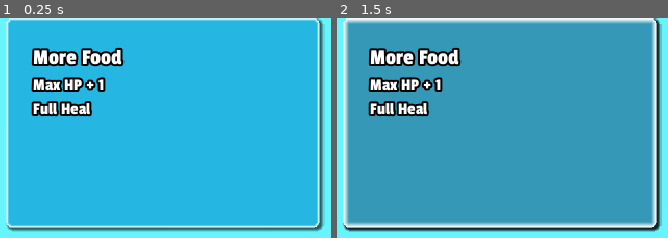
Above: before the commit, frames 1-2 (left to right).
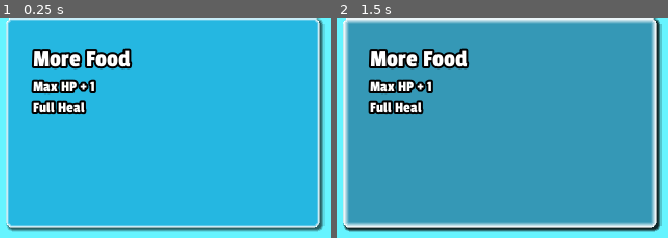
Above: after the commit, the same moments.

Repository: stuson/go-godot-4-game-jam
Game: Godot game, scene res://upgrades/Upgrade.tscn
Same seed, same stepped clock (60 frames per second), same inputs: the game is played once before the commit and once after it. This scene is started directly instead of the project's main scene.
Inputs (mouse positions are in pixels of both pictures, inside the frame that each line leads up to):
- Up to frame 1 (0.25 s): no input
- Up to frame 2 (1.5 s): click (499, 121) at 0.5 s; tap Enter at 1.25 s; move the mouse to (outside the picture) at 1.27 s; press the mouse at (outside the picture) at 1.28 s; hold D (move_right) from 1.28 s (still down)

The runs differ from the first frame. In frame 1, 4.3% of the frame differs, in the area x 9-41%, y 13-45%; in frame 2, 4.2%.
Error in both runs: Invalid get index '0' (on base: 'Array'). (res://upgrades/Upgrade.gd:4)

Commit message:
Add upgrade text outline mod on rarities

Diff:
--- /dev/null
+++ b/assets/UpgradeFont.tres
@@ -0,0 +1,4 @@
+[gd_resource type="DynamicFontData" format=2]
+
+[resource]
+font_path = "res://assets/PassionOne-Regular.ttf"
--- /dev/null
+++ b/assets/UpgradeFont_Small.tres
@@ -0,0 +1,4 @@
+[gd_resource type="DynamicFontData" format=2]
+
+[resource]
+font_path = "res://assets/PassionOne-Regular.ttf"
--- a/upgrades/Upgrade.tscn
+++ b/upgrades/Upgrade.tscn
@@ -1,24 +1,23 @@
-[gd_scene load_steps=10 format=2]
+[gd_scene load_steps=11 format=2]
 
 [ext_resource path="res://upgrades/Upgrade.gd" type="Script" id=1]
-[ext_resource path="res://assets/PassionOne-Regular.ttf" type="DynamicFontData" id=2]
+[ext_resource path="res://assets/UpgradeFont.tres" type="DynamicFontData" id=2]
 [ext_resource path="res://upgrades/box_style_pressed.tres" type="StyleBox" id=3]
 [ext_resource path="res://upgrades/box_style.tres" type="StyleBox" id=4]
 [ext_resource path="res://upgrades/box_style_hover.tres" type="StyleBox" id=5]
 [ext_resource path="res://upgrades/box_style_disabled.tres" type="StyleBox" id=6]
 [ext_resource path="res://upgrades/box_style_focus.tres" type="StyleBox" id=7]
+[ext_resource path="res://assets/UpgradeFont_Small.tres" type="DynamicFontData" id=8]
 
 [sub_resource type="DynamicFont" id=1]
-size = 22
+size = 24
 outline_size = 2
-outline_color = Color( 0, 0, 0, 1 )
 font_data = ExtResource( 2 )
 
 [sub_resource type="DynamicFont" id=2]
-size = 17
+size = 15
 outline_size = 2
-outline_color = Color( 0, 0, 0, 1 )
-font_data = ExtResource( 2 )
+font_data = ExtResource( 8 )
 
 [node name="Upgrade" type="Button"]
 margin_left = 152.0
@@ -44,24 +43,26 @@
 
 [node name="UpgradeName" type="Label" parent="VBoxContainer"]
 margin_right = 250.0
-margin_bottom = 25.0
+margin_bottom = 28.0
 size_flags_vertical = 1
+custom_colors/font_outline_modulate = Color( 0, 0, 0, 1 )
 custom_fonts/font = SubResource( 1 )
 text = "More Food"
 autowrap = true
 
 [node name="UpgradeDescription" type="Label" parent="VBoxContainer"]
-margin_top = 29.0
+margin_top = 32.0
 margin_right = 250.0
-margin_bottom = 107.0
+margin_bottom = 108.0
 size_flags_vertical = 3
+custom_colors/font_outline_modulate = Color( 0, 0, 0, 1 )
 custom_fonts/font = SubResource( 2 )
 text = "Max HP + 1
 Full Heal"
 autowrap = true
 
 [node name="MarginContainer" type="MarginContainer" parent="VBoxContainer"]
-margin_top = 111.0
+margin_top = 112.0
 margin_right = 250.0
 margin_bottom = 150.0
 rect_min_size = Vector2( 0, 10 )
--- a/upgrades/UpgradesMenu.gd
+++ b/upgrades/UpgradesMenu.gd
@@ -32,6 +32,8 @@
                 "Rare":
                     upgradePanel.name_tag.set("custom_colors/font_color", Color.blue)
                     upgradePanel.desc_tag.set("custom_colors/font_color", Color.blue)
+                    upgradePanel.name_tag.set("custom_colors/font_outline_modulate", Color.white)
+                    upgradePanel.desc_tag.set("custom_colors/font_outline_modulate", Color.white)
 
     visible = true
 
